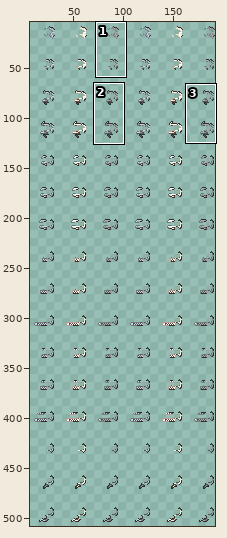
Edited in one commit: sprite sheet (graphics/images/nillian_hair_corpse.png). The picture above shows the old version from afar; the outline marks the close-up.
Close-up. Before:
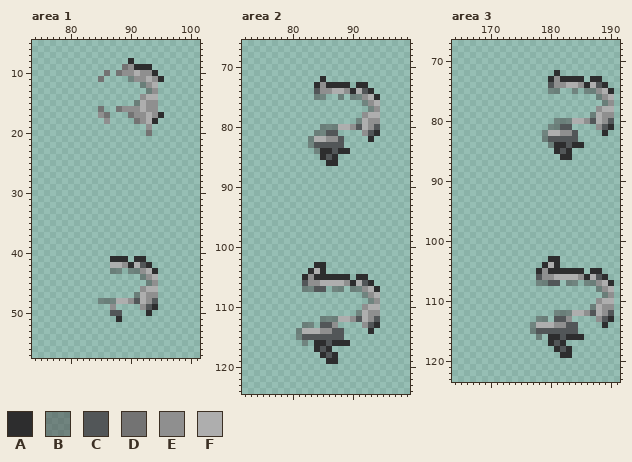
The file is 192x512 pixels. Colours within 5 levels of each other are drawn and written as one. Shown: area 1: x 74..101, y 5..57; area 2: x 72..99, y 66..124; area 3: x 164..191, y 67..123. The old version is drawn lined up with the new one. The wide view leaves out empty margins. The commit also changed other parts of the picture, which this record leaves out.
Palette (. is transparent): A #2d2d2e  B #4a4a4a80  C #525658  D #737373  E #8f8f8f  F #aeaeae
Pixels before, area 1, first column x 85:
 8 .....A.....
 9 ....DEAAA..
10 .D.DEEFEEA.
11 D....BEEFEA
12 .......BEF.
13 ........BE.
14 .......EFF.
15 ......BFEE.
16 D..DEEEFEE.
17 ED...DEEFEA
18 .E....DEFA.
19 ........E..
20 ........D..
21 ...........
22 ...........
23 ...........
24 ...........
25 ...........
26 ...........
27 ...........
28 ...........
29 ...........
30 ...........
31 ...........
32 ...........
33 ...........
34 ...........
35 ...........
36 ...........
37 ...........
38 ...........
39 ...........
40 ...........
41 ..AAA.AA...
42 ..FFEAFCA..
43 ..BB.BBEFA.
44 .......BEF.
45 ........BE.
46 .......EFF.
47 ......BFEE.
48 BBBFFECFEC.
49 ..E....ECA.
50 ..CC....A..
51 ...A.......
Pixels before, area 2, first column x 81:
 72 ....A.........
 73 ...AEAAAA.AA..
 74 ...CEEFFEAFCA.
 75 ...BB..B.BBEFA
 76 ...........BEF
 77 ............BE
 78 ...........EFF
 79 ..........BFEE
 80 ....BBBFFECFEC
 81 ...BBCC....ECA
 82 ..BFFEEC....A.
 83 ..BCCCCC......
 84 ...BAACAA.....
 85 ....ACA.......
 86 .....AA.......
 87 ..............
 88 ..............
 89 ..............
 90 ..............
 91 ..............
 92 ..............
 93 ..............
 94 ..............
 95 ..............
 96 ..............
 97 ..............
 98 ..............
 99 ..............
100 ..............
101 ..............
102 ..............
103 ...AA.........
104 ..AFA.........
105 .AEAAAAAA.AA..
106 .CEEFFFFEAFCA.
107 .BBCC.BB.BBEFA
108 ...........BEF
109 ............BE
110 ...........EFF
111 ..........BFEE
112 ....BBBFFECFEC
113 .BB.CCE....ECA
114 BFFFEECC....A.
115 BCCCCCCC......
116 .B.AACAAA.....
117 ...ACA........
118 ....ACA.......
119 .....AA.......
Pixels before, area 3, first column x 177:
 72 ....A.........
 73 ...AEAAAA.AA..
 74 ...CEEFFEAFCA.
 75 ...BB..B.BBEFA
 76 ...........BEF
 77 ............BE
 78 ...........EFF
 79 ..........BFEE
 80 ....BBBFFECFEC
 81 ...BBCC....ECA
 82 ..BFFEEC....A.
 83 ..BCCCCC......
 84 ...BAACAA.....
 85 ....ACA.......
 86 .....AA.......
 87 ..............
 88 ..............
 89 ..............
 90 ..............
 91 ..............
 92 ..............
 93 ..............
 94 ..............
 95 ..............
 96 ..............
 97 ..............
 98 ..............
 99 ..............
100 ..............
101 ..............
102 ..............
103 ...AA.........
104 ..AFA.........
105 .AEAAAAAA.AA..
106 .CEEFFFFEAFCA.
107 .BBCC.BB.BBEFA
108 ...........BEF
109 ............BE
110 ...........EFF
111 ..........BFEE
112 ....BBBFFECFEC
113 .BB.CCE....ECA
114 BFFFEECC....A.
115 BCCCCCCC......
116 .B.AACAAA.....
117 ...ACA........
118 ....ACA.......
119 .....AA.......
Once edited:
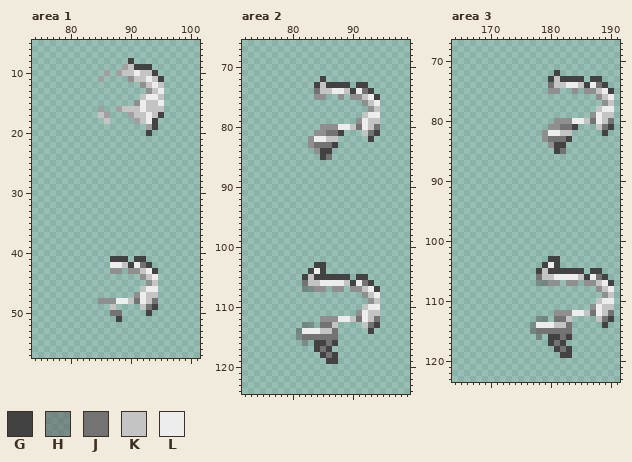
Colours new in this view: G #424242  H #5a5a5a80  J #737373  K #c4c4c4  L #ededed
What changed:
whole drawing moved by +1,+0 (the old picture is shown already moved)
colour D: #737373 -> #a0a0a0
Area 1:
y 8: x 90 A -> G
y 9: x 90..93 EAAA -> KGGG
y 10: x 89..94 EEFEEA -> KKLKKG
y 11: x 90..95 BEEFEA -> EKKLKG
y 12: x 92..95 BEF. -> EKLK
y 13: x 93..95 BE. -> EKL
y 14: x 92..95 EFF. -> KLLK
y 15: x 91..95 BFEE. -> ELKKL
y 16: x 89..95 EEEFEE. -> KKKLKKK
y 17: x 85 E -> K; x 91..95 EEFEA -> KKLKG
y 18: x 86 E -> K; x 92..94 EFA -> KLG
y 19: x 93..94 E. -> DG
y 20: x 93 D -> G
y 41: x 87..89 AAA -> GGG; x 91..92 AA -> GG
y 42: x 87..93 FFEAFCA -> LLKGLJG
y 43: x 87..88 BB -> EE; x 90..94 BBEFA -> EEKLG
y 44: x 92..94 BEF -> EKL
y 45: x 93..94 BE -> EK
y 46: x 92..94 EFF -> KLL
y 47: x 91..94 BFEE -> ELKK
y 48: x 85..94 BBBFFECFEC -> EEELLKJLKJ
y 49: x 87 E -> K; x 92..94 ECA -> KJG
y 50: x 87..88 CC -> JJ; x 93 A -> G
y 51: x 88 A -> G
Area 2:
y 72: x 85 A -> G
y 73: x 84..89 AEAAAA -> GKGGGG; x 91..92 AA -> GG
y 74: x 84..93 CEEFFEAFCA -> JKKLLKGLJG
y 75: x 84..85 BB -> EE; x 88 B -> E; x 90..94 BBEFA -> EEKLG
y 76: x 92..94 BEF -> EKL
y 77: x 93..94 BE -> EK
y 78: x 92..94 EFF -> KLL
y 79: x 91..94 BFEE -> ELKK
y 80: x 85..94 BBBFFECFEC -> EEELLKJLKJ
y 81: x 84..88 BBCC. -> EEJJG; x 92..94 ECA -> KJG
y 82: x 83..88 BFFEEC -> ELLKK.; x 93 A -> G
y 83: x 83..88 BCCCCC -> EJJJG.
y 84: x 84..89 BAACAA -> EGG...
y 85: x 85..87 ACA -> GJ.
y 86: x 86..87 AA -> ..
y 103: x 84..85 AA -> GG
y 104: x 83..85 AFA -> GLG
y 105: x 82..89 AEAAAAAA -> GKGGGGGG; x 91..92 AA -> GG
y 106: x 82..93 CEEFFFFEAFCA -> JKKLLLLKGLJG
y 107: x 82..85 BBCC -> HHEE; x 87..88 BB -> EE; x 90..94 BBEFA -> EEKLG
y 108: x 92..94 BEF -> EKL
y 109: x 93..94 BE -> EK
y 110: x 92..94 EFF -> KLL
y 111: x 91..94 BFEE -> ELKK
y 112: x 85..94 BBBFFECFEC -> EEELLKJLKJ
y 113: x 82..83 BB -> HH; x 85..87 CCE -> JJK; x 92..94 ECA -> KJG
y 114: x 81..88 BFFFEECC -> HLLLKKJ.; x 93 A -> G
y 115: x 81..88 BCCCCCCC -> HJJJJJJ.
y 116: x 82 B -> H; x 84..89 AACAAA -> GGJG..
y 117: x 84..86 ACA -> GJG
y 118: x 85..87 ACA -> GJG
y 119: x 86..87 AA -> GG
Area 3:
y 72: x 181 A -> G
y 73: x 180..185 AEAAAA -> GKGGGG; x 187..188 AA -> GG
y 74: x 180..189 CEEFFEAFCA -> JKKLLKGLJG
y 75: x 180..181 BB -> EE; x 184 B -> E; x 186..190 BBEFA -> EEKLG
y 76: x 188..190 BEF -> EKL
y 77: x 189..190 BE -> EK
y 78: x 188..190 EFF -> KLL
y 79: x 187..190 BFEE -> ELKK
y 80: x 181..190 BBBFFECFEC -> EEELLKJLKJ
y 81: x 180..184 BBCC. -> EEJJG; x 188..190 ECA -> KJG
y 82: x 179..184 BFFEEC -> ELLKK.; x 189 A -> G
y 83: x 179..184 BCCCCC -> EJJJG.
y 84: x 180..185 BAACAA -> EGG...
y 85: x 181..183 ACA -> GJ.
y 86: x 182..183 AA -> ..
y 103: x 180..181 AA -> GG
y 104: x 179..181 AFA -> GLG
y 105: x 178..185 AEAAAAAA -> GKGGGGGG; x 187..188 AA -> GG
y 106: x 178..189 CEEFFFFEAFCA -> JKKLLLLKGLJG
y 107: x 178..181 BBCC -> HHEE; x 183..184 BB -> EE; x 186..190 BBEFA -> EEKLG
y 108: x 188..190 BEF -> EKL
y 109: x 189..190 BE -> EK
y 110: x 188..190 EFF -> KLL
y 111: x 187..190 BFEE -> ELKK
y 112: x 181..190 BBBFFECFEC -> EEELLKJLKJ
y 113: x 178..179 BB -> HH; x 181..183 CCE -> JJK; x 188..190 ECA -> KJG
y 114: x 177..184 BFFFEECC -> HLLLKKJ.; x 189 A -> G
y 115: x 177..184 BCCCCCCC -> HJJJJJJ.
y 116: x 178 B -> H; x 180..185 AACAAA -> GGJG..
y 117: x 180..182 ACA -> GJG
y 118: x 181..183 ACA -> GJG
y 119: x 182..183 AA -> GG
